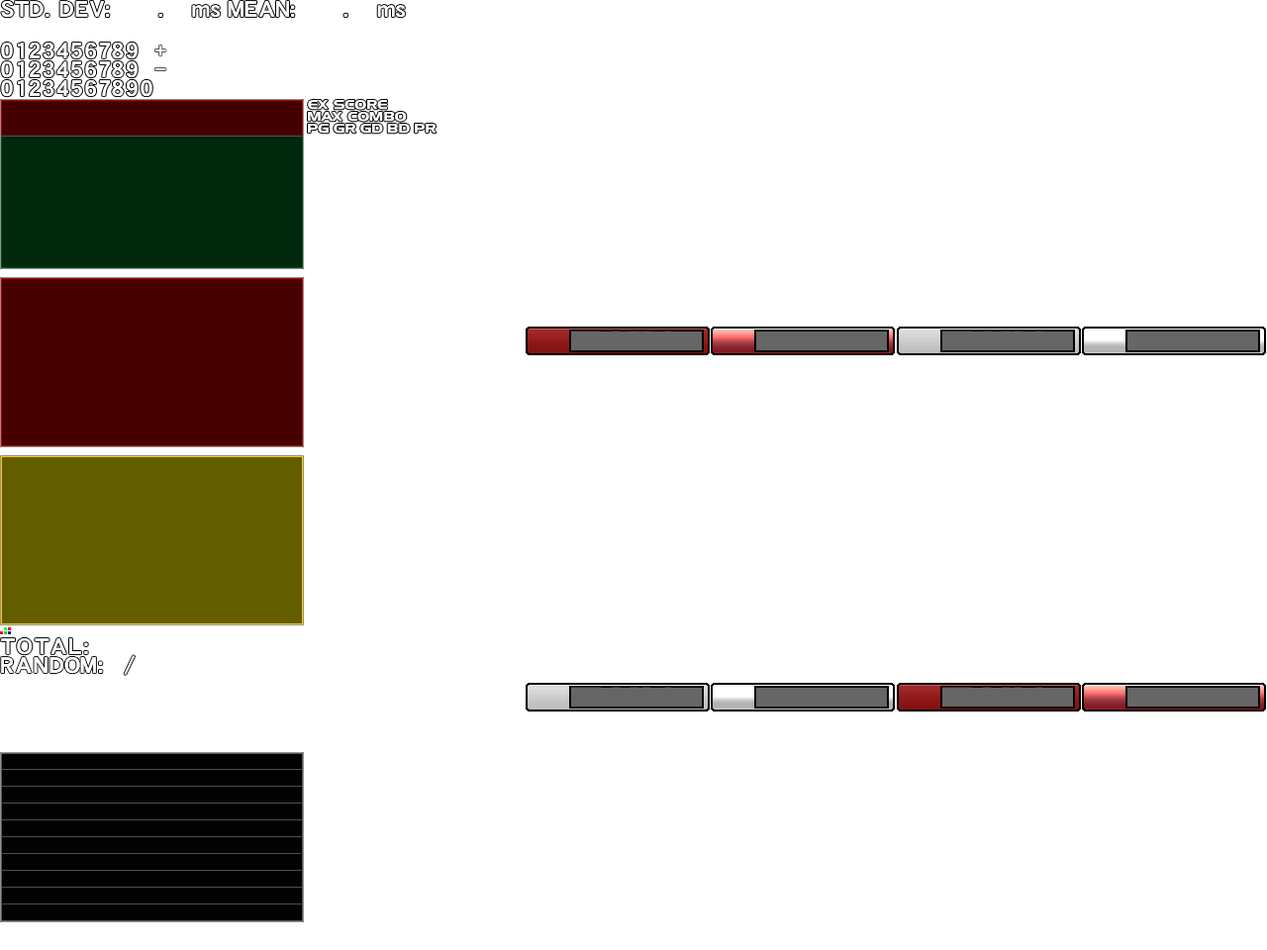
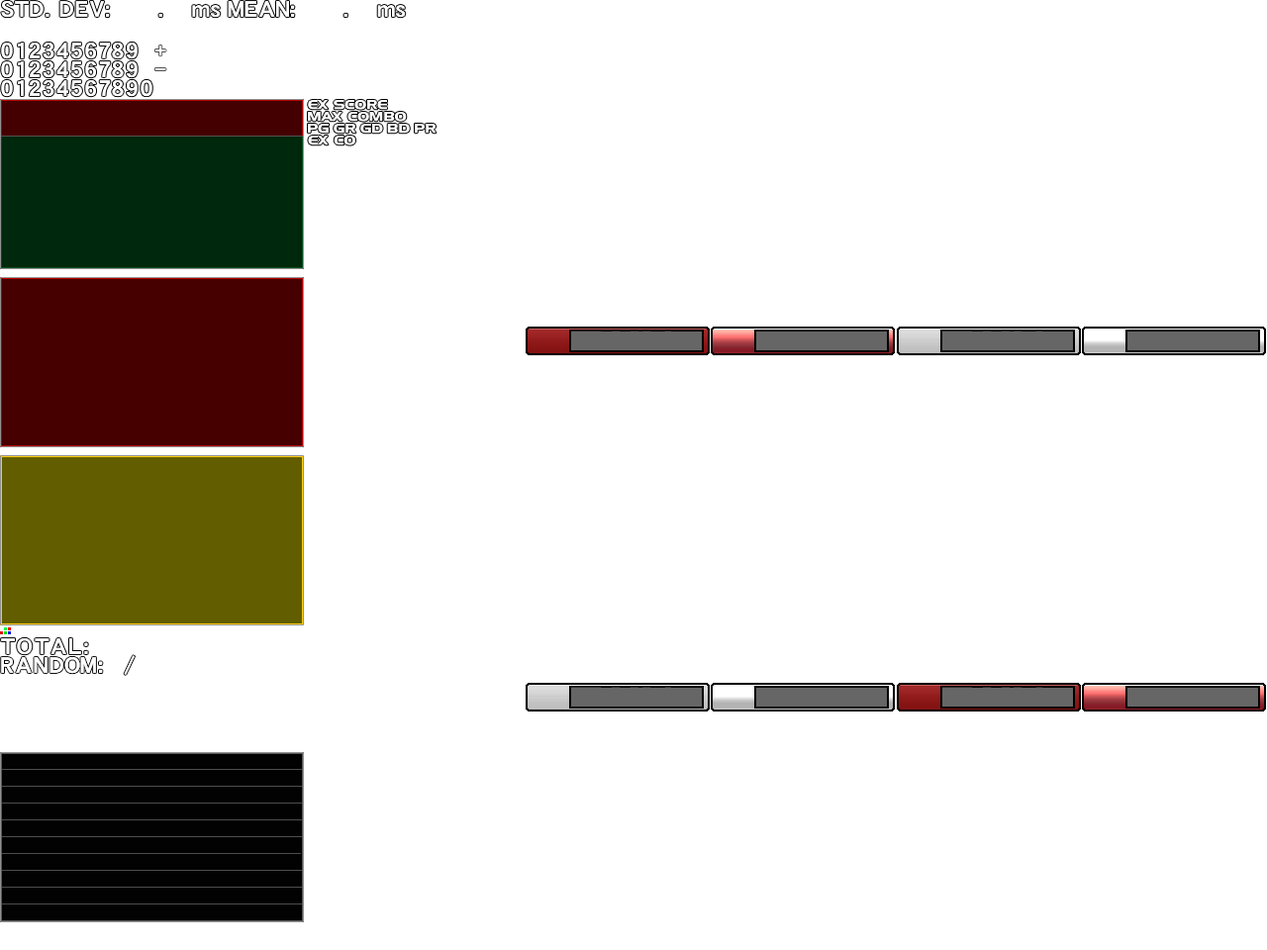
Revision of a layered 1267x950 image; what changed, layer by layer:
added layer "CO" in group "组 1" over [333, 135, 356, 146]
added layer "EX" in group "组 1" over [307, 135, 329, 146]
